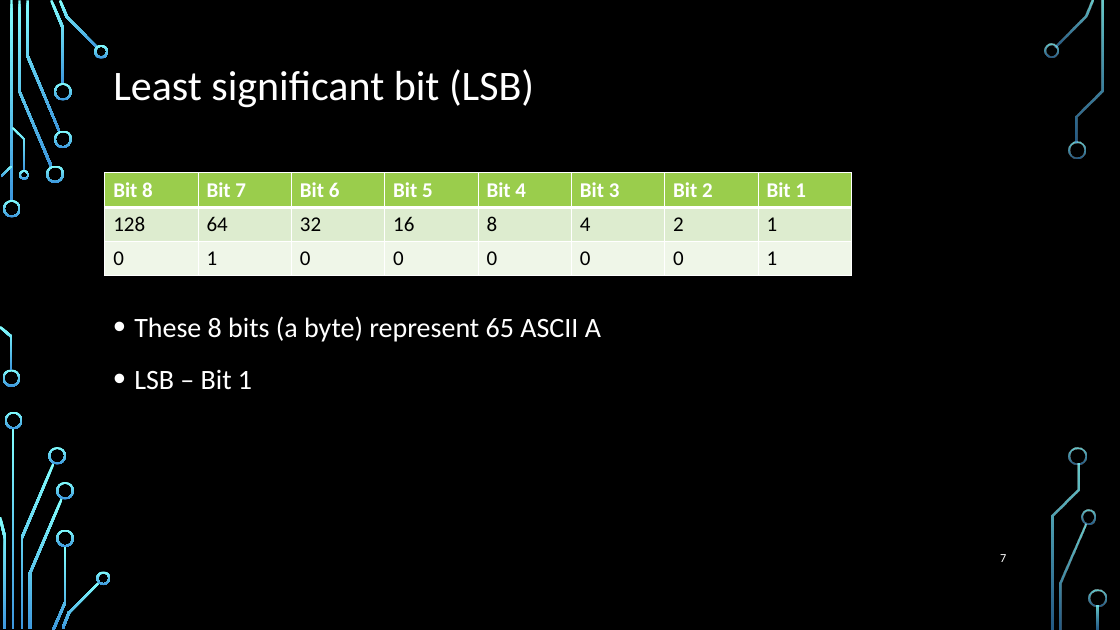
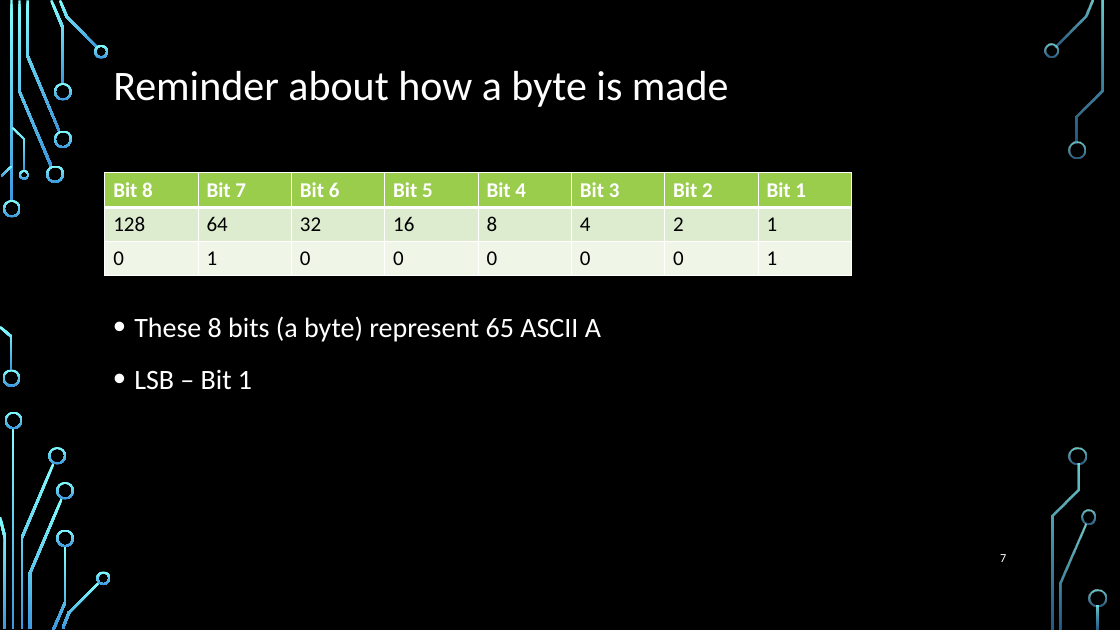
Before and after one commit to torrens/kainosSteg, a slide deck: slide 7 of kainosSteg.pptx. Drawn at 1120x630 pixels with LibreOffice and Linux fonts; fonts in the diff are those of the drawing; background and template pictures are left out. Boxes give left, top, right and bottom in pixels: in the first picture for what was removed or moved away, otherwise in the second. Text is boxed around its words. In the diff, an @@ line names an element or a change of style, - is before the commit and + after.

```diff
--- a/kainosSteg.pptx
+++ b/kainosSteg.pptx
@@ title at box(113, 71, 729, 107): text changed @@
-Least significant bit (LSB)
+Reminder about how a byte is made
```
Also in this commit, not shown: 5 other slides changed, 4 slides added, 13 other files.
